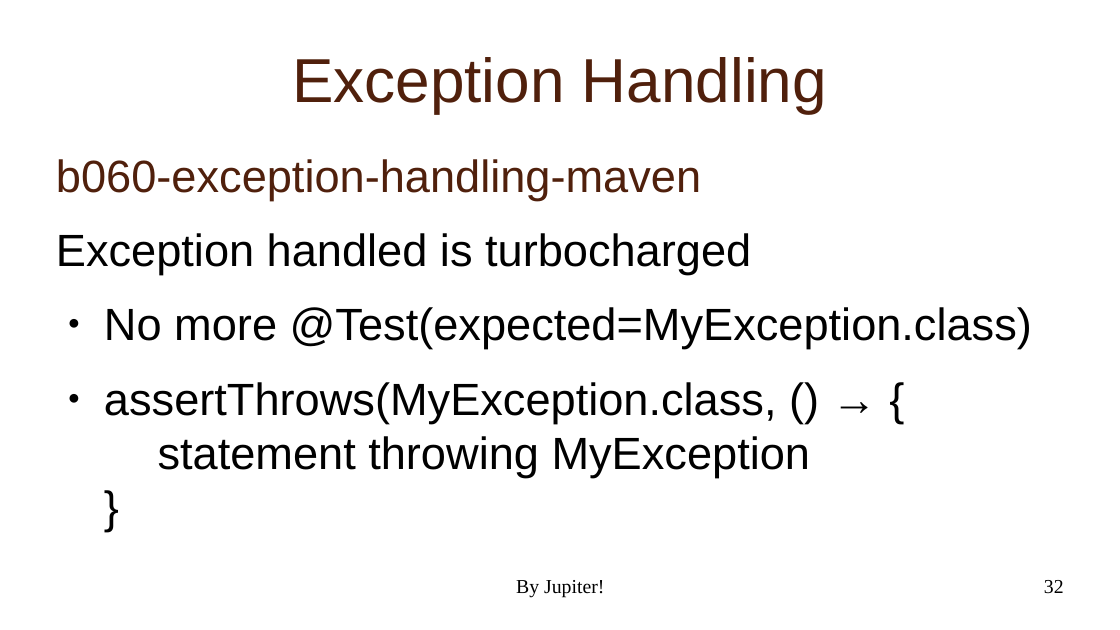
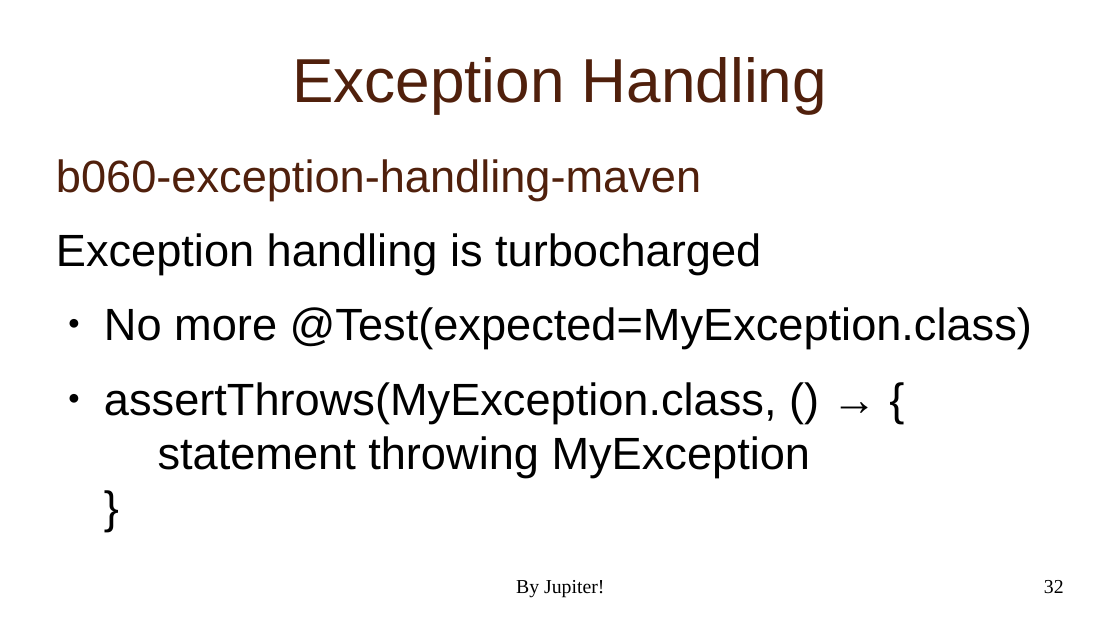
Before and after one commit to NextPoorSlob/JUnit5-Presentation-Sample-Code, a slide deck: slide 32 of ByJupiter.odp. Drawn at 1120x630 pixels with LibreOffice and Linux fonts; fonts in the diff are those of the drawing; background and template pictures are left out. Boxes give left, top, right and bottom in pixels: in the first picture for what was removed or moved away, otherwise in the second. Text is boxed around its words. In the diff, an @@ line names an element or a change of style, - is before the commit and + after.

```diff
--- a/ByJupiter.odp
+++ b/ByJupiter.odp
@@ text at box(56, 233, 761, 275): text changed @@
-Exception handled is turbocharged
+Exception handling is turbocharged
```
Also in this commit, not shown: 3 other slides changed, 19 slides added, 1 other file.
